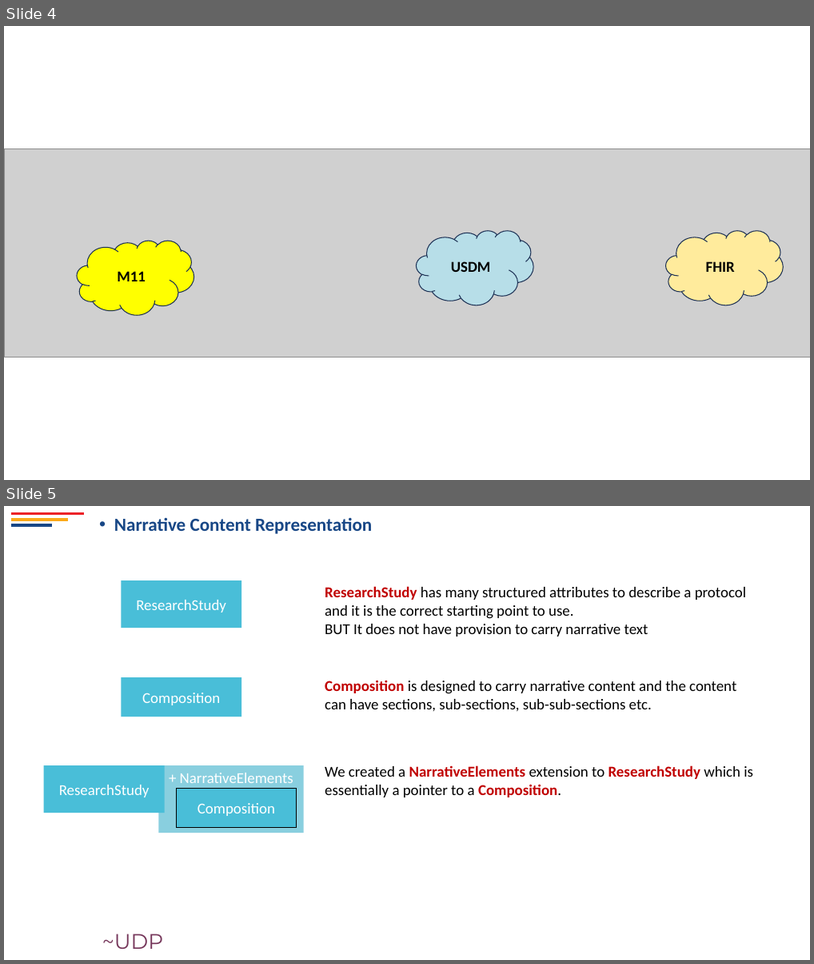
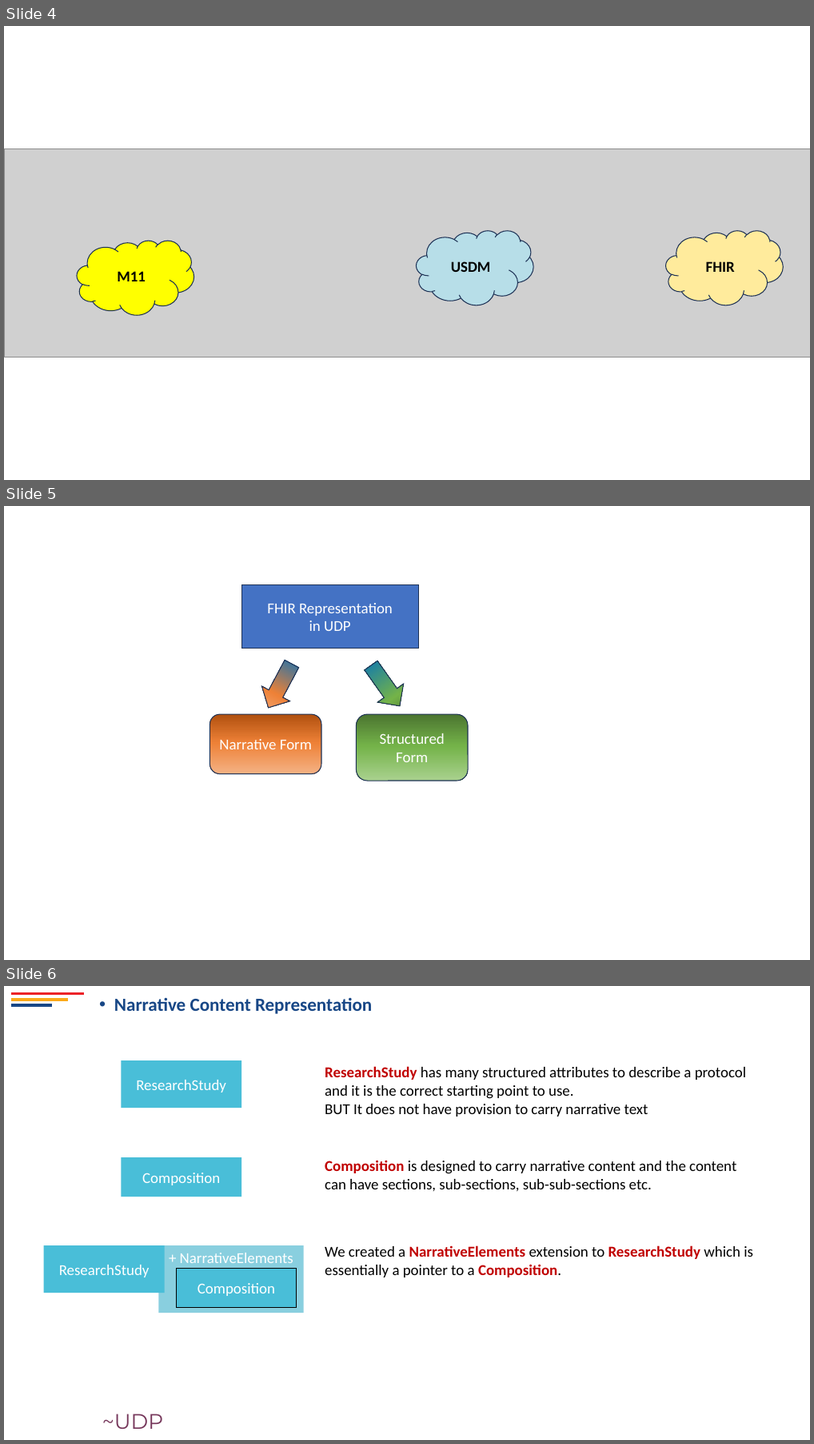
Before and after one commit to HL7/vulcan-udp-ig, a slide deck: input/images-source/Images.pptx. Shown one above the other, each under a label of ours: slides 4 and 5 before the commit, slides 4, 5 and 6 after it. The pictures are 814x964 and 814x1444 pixels, drawn with LibreOffice and Linux fonts; fonts in the diff are those of the drawing; grey boxes stand for pictures; background and template pictures are left out. Boxes give left, top, right and bottom in pixels: in the first picture for what was removed or moved away, otherwise in the second. Text is boxed around its words. In the diff, an @@ line names an element or a change of style, - is before the commit and + after.

Commit message:
More editorial changes - especially to FHIR representation section

```diff
--- a/input/images-source/Images.pptx
+++ b/input/images-source/Images.pptx
@@ slide 5 added at (4, 506, 810, 960), background #FFFFFF @@
@@ rectangle added at (242, 584, 418, 648), fill #4472C4, outline #1E3256 1 pt, 18 pt, text #FFFFFF @@
+FHIR Representation
+in UDP
@@ down arrow added at (254, 656, 306, 715), fill gradient #0070C0 to #EE8137 to #F4B183, outline #1E3256 1 pt @@
@@ down arrow added at (358, 656, 414, 715), fill gradient #4B7430 to #74B349 to #0070C0, outline #1E3256 1 pt @@
@@ rounded rectangle added at (210, 714, 322, 773), fill gradient #B0500F to #EE8137 to #F4B183, outline #1E3256 1 pt, 18 pt, text #FFFFFF @@
+Narrative Form
@@ rounded rectangle added at (357, 714, 469, 780), fill gradient #4B7430 to #74B349 to #A9D18E, outline #1E3256 1 pt, 18 pt, text #FFFFFF @@
+Structured Form
@@ what was slide 5 is now slide 6 @@
```
Also in this commit, not shown: 1 other slide added, 6 other files.
